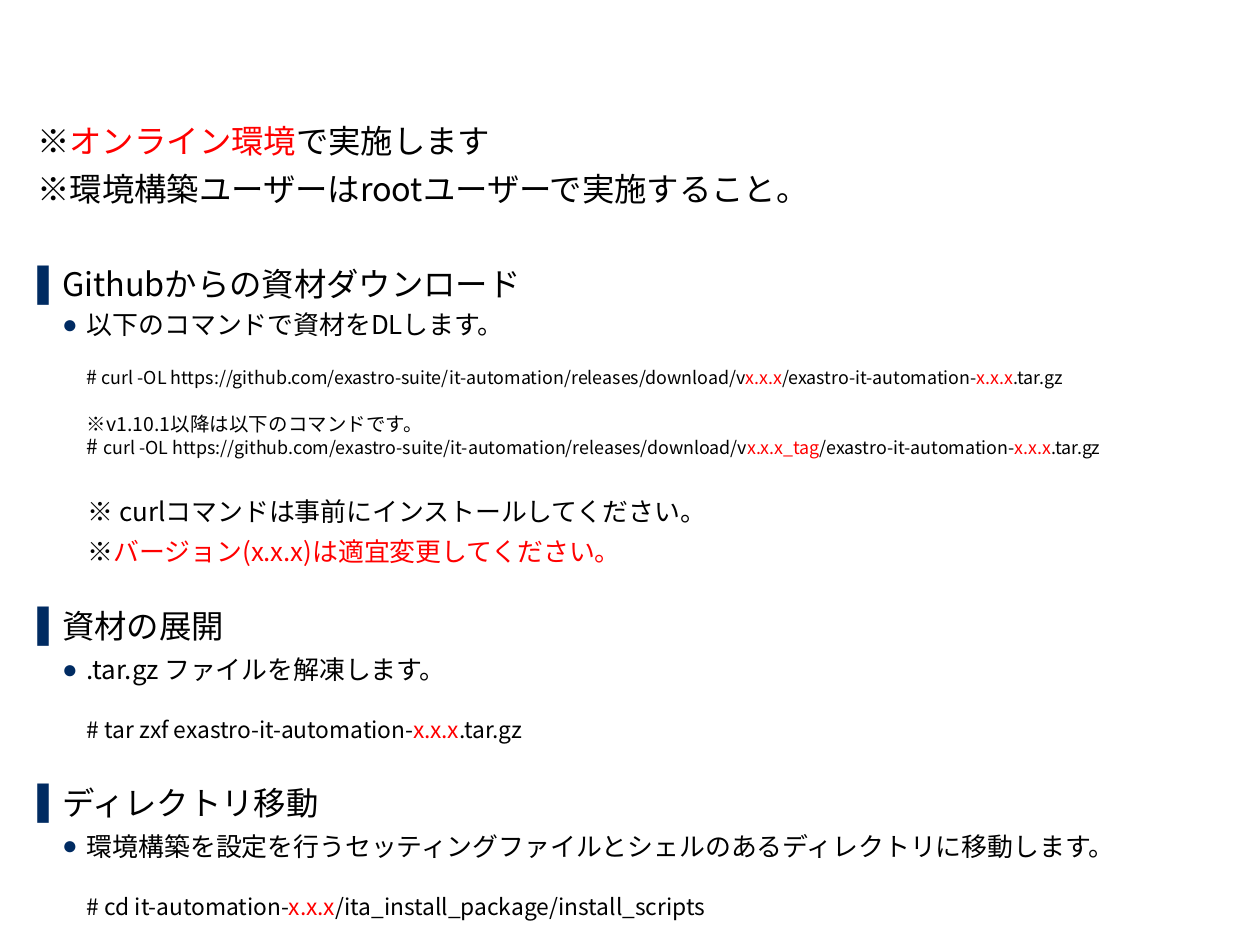
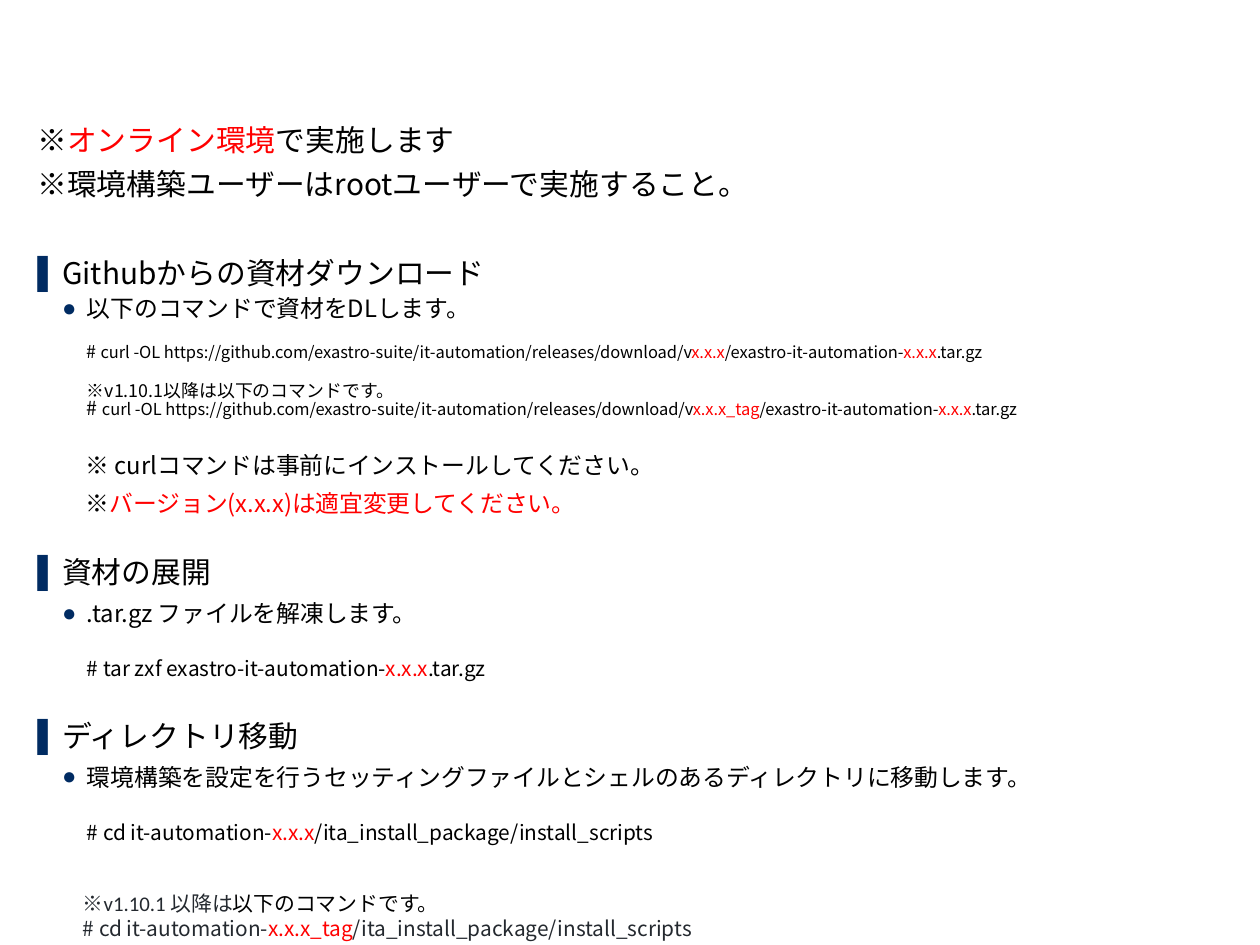
Before and after one commit to exastro-suite/it-automation-docs, a slide deck: slide 15 of asset/Learn_ja/ITA-offline-install_ja.pptx. Drawn at 1260x945 pixels with LibreOffice and Linux fonts; fonts in the diff are those of the drawing; background and template pictures are left out. Boxes give left, top, right and bottom in pixels: in the first picture for what was removed or moved away, otherwise in the second. Text is boxed around its words. In the diff, an @@ line names an element or a change of style, - is before the commit and + after.

```diff
--- a/asset/Learn_ja/ITA-offline-install_ja.pptx
+++ b/asset/Learn_ja/ITA-offline-install_ja.pptx
@@ text at (37,126,1031,845): size 18.5 to 17 pt in "※オンライン環境で実施します", "※環境構築ユーザーはrootユーザーで実施すること。", "Githubからの資材ダウンロード", "資材の展開" and 1 more places; size 14.8 to 13.6 pt in "以下のコマンドで資材をDLします。", "※ curlコマンドは事前にインストールしてください。", "※バージョン(x.x.x)は適宜変更してください。", ".tar.gz ファイルを解凍します。" and 1 more places; size 11.1 to 10.2 pt in "# ※v1.10.1以降は以下のコマンドです。"; size 10.2 to 9.3 pt in "curl -OL https://github.com/exastro-suite/it-automation/rele ..."; size 12 to 11.1 pt in "#"; size 12.9 to 11.9 pt in "# tar zxf exastro-it-automation-x.x.x.tar.gz", "# cd it-automation-x.x.x/ita_install_package/install_scripts"; line spacing 0.9 to 0.8 @@
@@ text at (83,893,692,941): paragraph added @@
+  ※v1.10.1 以降は以下のコマンドです。
+  # cd it-automation-x.x.x_tag/ita_install_package/install_scripts
```
Also in this commit, not shown: 11 other files.
